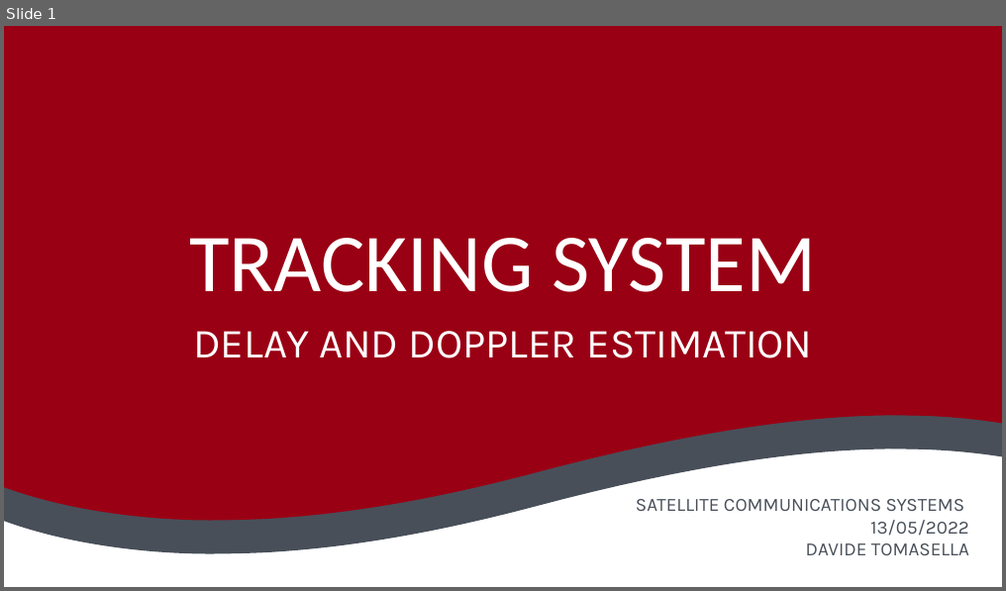
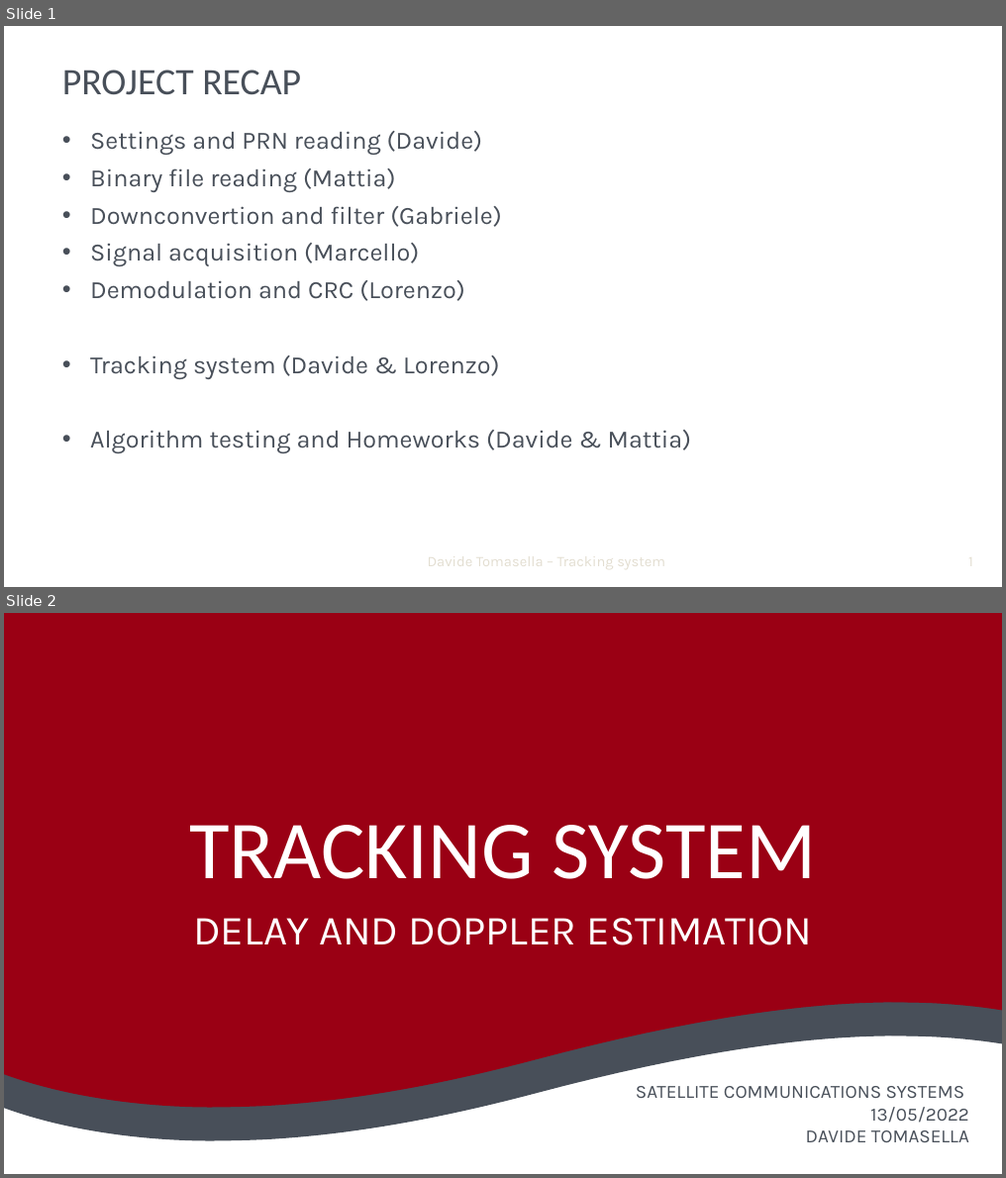
Before and after one commit to DavideTomasella/Satellite-lab, a slide deck: appunti/TRACKING SYSTEM.pptx. Shown one above the other, each under a label of ours: slide 1 before the commit, slides 1 and 2 after it. The pictures are 1006x591 and 1006x1178 pixels, drawn with LibreOffice and Linux fonts; fonts in the diff are those of the drawing; background and template pictures are left out. Boxes give left, top, right and bottom in pixels: in the first picture for what was removed or moved away, otherwise in the second. Text is boxed around its words. In the diff, an @@ line names an element or a change of style, - is before the commit and + after.

Commit message:
DT$ meeting slides

```diff
--- a/appunti/TRACKING SYSTEM.pptx
+++ b/appunti/TRACKING SYSTEM.pptx
@@ slide 1 added at (4, 26, 1002, 587), background #FFFFFF @@
@@ title added at (62, 70, 301, 95), 36 pt, text #484F59 @@
+PROJECT RECAP
@@ text added at (90, 131, 692, 454), 24 pt, text #484F59 @@
+• Settings and PRN reading (Davide)
+• Binary file reading (Mattia)
+• Downconvertion and filter (Gabriele)
+• Signal acquisition (Marcello)
+• Demodulation and CRC (Lorenzo)
+• Tracking system (Davide & Lorenzo)
+• Algorithm testing and Homeworks (Davide & Mattia)
@@ text added at (420, 547, 877, 576), 14 pt, text #E3DED1 @@
+Davide Tomasella – Tracking system
@@ page number added at (924, 547, 981, 576), 14 pt, text #E3DED1 @@
+1
@@ what was slide 1 is now slide 2 @@
```
Also in this commit, not shown: 1 other file.
